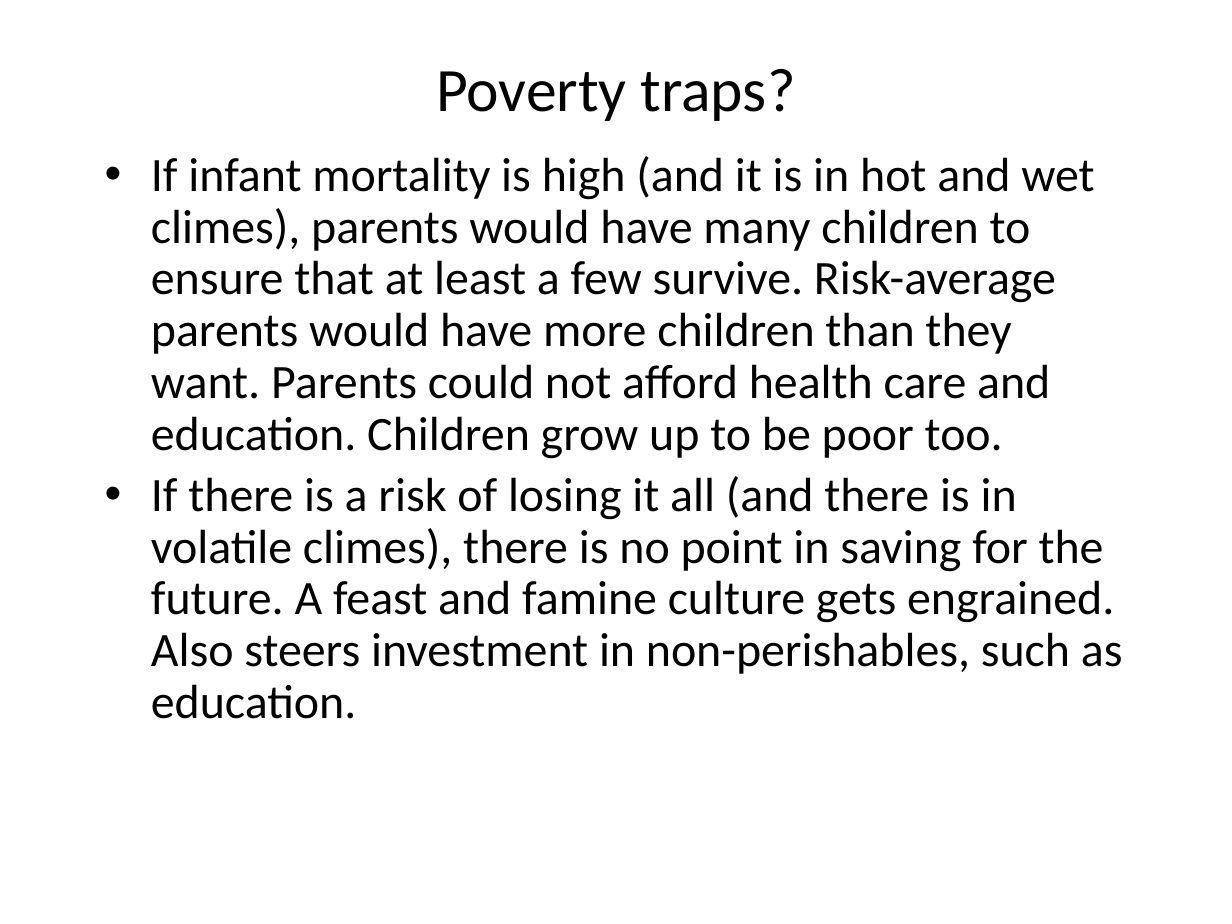
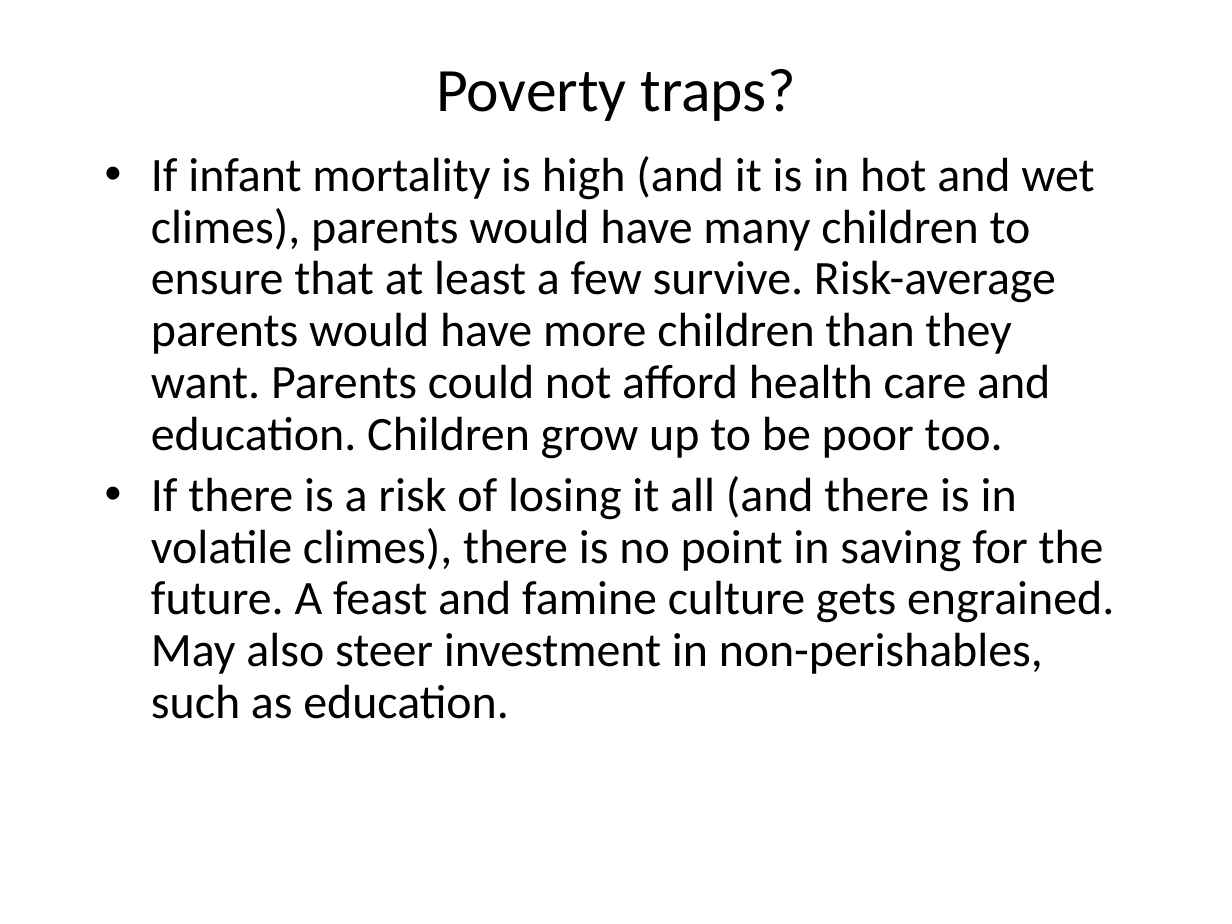
Before and after one commit to rtol/ClimateEconomics, a slide deck: slide 40 of cceug7 development.pptx (slide 52 before the commit). Drawn at 1232x924 pixels with LibreOffice and Linux fonts; fonts in the diff are those of the drawing. Boxes give left, top, right and bottom in pixels: in the first picture for what was removed or moved away, otherwise in the second. Text is boxed around its words. In the diff, an @@ line names an element or a change of style, - is before the commit and + after.

```diff
--- a/cceug7 development.pptx
+++ b/cceug7 development.pptx
@@ text at (151, 476, 1114, 719): text changed @@
-• If there is a risk of losing it all (and there is in volatile climes), there is no point in saving for the future. A feast and famine culture gets engrained. Also steers investment in non-perishables, such as education.
+• If there is a risk of losing it all (and there is in volatile climes), there is no point in saving for the future. A feast and famine culture gets engrained. May also steer investment in non-perishables, such as education.
```
Also in this commit, not shown: 6 other slides changed, 5 slides added, 16 slides removed, 7 other files.
